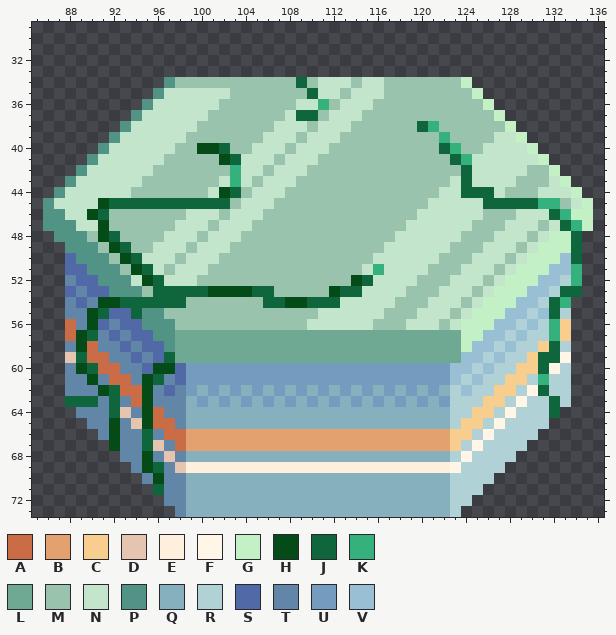
Pixel-art file: Assets/Sprites/Tiles/NewLayerTilemap.aseprite. This is how it looked before the edit.
1000x1000 pixels, 1 frame. Colours within 5 levels of each other are drawn and written as one. Shown: x 85..136, y 29..73. The old version is drawn lined up with the new one. The commit also changed other parts of the picture, which this record leaves out.
Visible layers, top first: "Layer 3", "Layer 2", "Flattened #2".
Palette (. is transparent): A #ca6d46  B #e2a16f  C #f8ce8f  D #e6c5b0  E #fff0dd  F #fff6e7  G #c4f0c5  H #044b18  J #0f653c  K #34b17d  L #70a993  M #9ac3ad  N #c2e5cb  P #519385  Q #86b0bd  R #b0d2d6  S #5169a6  T #6186a8  U #739cbe  V #98bfd3
Pixels before, first column x 86:
34 ...........PMMMMMMMMMMMJMNNNMNNMMMMMMMG...........
35 ..........PNNNNNNMMMMMMMJNNMNNNMMMMMMMMG..........
36 .........PNNNNNNMMMMMMMNNKMNNNMMMMMMMMMMG.........
37 ........PNNNNNNMMMMMMMNJJMNNNMMMMMMMMMMMMG........
38 .......PNNNNNNMMMMMMMNNNMNNNMMMMMMJKMMMMMMG.......
39 ......PNNNNNNMMMMMMMNNNMNNNMMMMMMMMMKMMMMNNG......
40 .....PNNNNNNMMHHJMMNNNMNNNMMMMMMMMMMJKMMNNNNG.....
41 ....PNNNNNNMMMMMHJNNNMNNNMMMMMMMMMMMMJKNNNNNNG....
42 ...PNNNNNNMMMMMMMKNNMNNNMMMMMMMMMMMMMMJNNNNNMMG...
43 ..PNNNNNNMMMMMMMNKNMNNNMMMMMMMMMMMMMMNJNNNNMMMNG..
44 .PNNNNNNMMMMMMMNHJMNNNMMMMMMMMMMMMMMNNJJJNMMMNNNG.
45 PNNNNHJJJJJJJJJJJMNNNMMMMMMMMMMMMMMNNNNNJJJJJKKMNG
46 PPNNHJMMMMMMMNNNMNNNMMMMMMMMMMMMMMNNNNNNMMMNNNJKGG
47 PPPNNHMMMMMMNNNMNNNMMMMMMMMMMMMMMNNNNNNMMMNNNMNJKG
48 .PPPMHJMMMMNNNMNNNMMMMMMMMMMMMMMNNNNNNMMMNNNMNGGJ.
49 ..PPPMHJMMNNNMNNNMMMMMMMMMMMMMMNNNNNNMMMNNNMNGGGJ.
50 ..SPPPMHJNNNMNNNMMMMMMMMMMMMMMNNNNNNMMMNNNMNGGGVJ.
51 ..SSPPPMHJNMNNNMMMMMMMMMMMMMMNKNNNNMMMNNNMNGGGVVK.
52 ..TSSPPPNHJNNNMMMMMMMMMMMMMMHJNNNNMMMNNNMNGGGVVRK.
53 ..STSSPPPMJJJJJHHHHJJMMMMMHJJNNNNMMMNNNMNGGGVVRJJ.
54 ..TSTHHJJJJJJMMMMMMMJJHHJJJNNNNNMMMNNNMNGGGVVRJK..
55 ..TTHJSSJPPMMMMMMMMMMMMMMNNNNNNMMMNNNMNGGGVVRVJR..
56 ..ATHSTSSPPPMMMMMMMMMMMMNNNNNNMMMNNNMNGGGVVRVRKC..
57 ..AHJTSTSSPPLLLLLLLLLLLLLLLLLLLLLLLLLLGGVVRVRRKC..
58 ..THATTSTSSPLLLLLLLLLLLLLLLLLLLLLLLLLLGVVRVRRCJR..
59 ..DJAATTSTSJLLLLLLLLLLLLLLLLLLLLLLLLLLVVRVRRCJJF..
60 ..THJAATTSHHSUUUUUUUUUUUUUUUUUUUUUUUUVVRVRRCCJFR..
61 ..TTHTAATHJTSUUUUUUUUUUUUUUUUUUUUUUUUVRVRRCCRKRR..
62 ..TTTHJAAHTSTUQUQUQUQUQUQUQUQUQUQUQUQRVRRCCRFJRR..
63 ..JJJTJTAHTTTQUQUQUQUQUQUQUQUQUQUQUQURRRCCRFRRJR..
64 ...TTTJDTHATTQQQQQQQQQQQQQQQQQQQQQQQQRRCCRFRRRJ...
65 ....TTHTDHAATQQQQQQQQQQQQQQQQQQQQQQQQRCCRFRRRR....
66 .....THTTJTAABBBBBBBBBBBBBBBBBBBBBBBBCCRFRRRR.....
67 ......HTTJDTABBBBBBBBBBBBBBBBBBBBBBBBCRFRRRR......
68 .......TTHTDTQQQQQQQQQQQQQQQQQQQQQQQQRFRRRR.......
69 ........THJTDEEEEEEEEEEEEEEEEEEEEEEEEFRRRR........
70 .........THTTQQQQQQQQQQQQQQQQQQQQQQQQRRRR.........
71 ..........JTTQQQQQQQQQQQQQQQQQQQQQQQQRRR..........
72 ...........TTQQQQQQQQQQQQQQQQQQQQQQQQRR...........
73 ............TQQQQQQQQQQQQQQQQQQQQQQQQR............
New version:
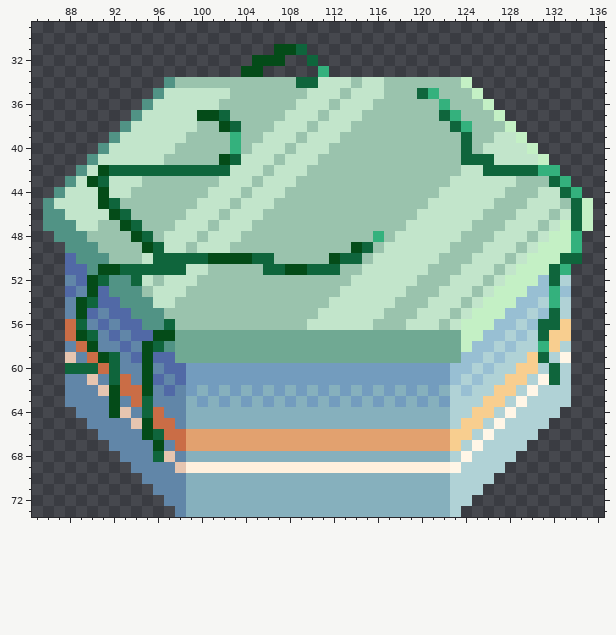
The edit:
drawings rearranged on the sheet (the old picture shows each at its new place; 13 dropped ones are not shown)
y 31: x 107..109 ... -> HHJ
y 32: x 105..107 ... -> HHH; x 110 . -> J
y 33: x 104..105 .. -> HH; x 111 . -> K
y 34: x 110 M -> J
y 35: x 110 J -> N; x 120..121 MM -> JK
y 36: x 111 K -> N; x 122 M -> K
y 37: x 100..102 NMM -> HHJ; x 109..110 JJ -> NN; x 122..123 MM -> JK
y 38: x 102..103 MM -> HJ; x 120..121 JK -> MM; x 123..124 MM -> JK
y 39: x 103 M -> K; x 122 K -> M; x 124 M -> J
y 40: x 100..103 HHJM -> MMMK; x 122..124 JKM -> MMJ
y 41: x 123..126 JKNN -> MJJJ
y 42: x 91..103 NNNNNMMMMMMMK -> HJJJJJJJJJJJN; x 124 J -> N; x 126..132 NNNNMMG -> JJJJJKK
y 43: x 90..91 NN -> HJ; x 103 K -> N; x 124 J -> N; x 132..133 NG -> JK
y 44: x 91 N -> H; x 102..103 HJ -> NN; x 124..126 JJJ -> NNN; x 133..134 NG -> JK
y 45: x 93..102 JJJJJJJJJJ -> MMMMMMMNNN; x 126..132 JJJJJKK -> NMMMNNN; x 134 N -> J
y 46: x 90..93 HJMM -> NNHJ; x 132..134 JKG -> MNJ
y 47: x 91 H -> M; x 93..94 MM -> HJ; x 133..134 JK -> GJ
y 48: x 91..92 HJ -> MM; x 94..95 MM -> HJ; x 116 M -> K; x 134 J -> K
y 49: x 92..93 HJ -> MM; x 95..96 MN -> HJ; x 114..115 MM -> HJ; x 134 J -> K
y 50: x 93..94 HJ -> MM; x 96..106 NNMNNNMMMMM -> JJJJJHHHHJJ; x 112..114 MMM -> HJJ; x 133 V -> J
y 51: x 91..94 PPMH -> HHJJ; x 96..98 NMN -> JJJ; x 106..112 MMMMMMM -> JJHHJJJ; x 116 K -> N; x 132..134 VVK -> JK.
y 52: x 90..91 SP -> HJ; x 94..96 NHJ -> JNM; x 114..115 HJ -> NN; x 132 V -> J; x 134 K -> .
y 53: x 90 S -> H; x 96..106 JJJJJHHHHJJ -> NNNMMMMMMMM; x 112..114 HJJ -> MNN; x 132..134 RJJ -> KV.
y 54: x 89..98 STHHJJJJJJ -> HJSSPPPNNM; x 106..112 JJHHJJJ -> MMMMMMN; x 132..133 JK -> KR
y 55: x 89..91 THJ -> HST; x 94 J -> P
y 56: x 89..90 TH -> JT; x 97 P -> J; x 131..132 RK -> JJ
y 57: x 96..97 PP -> HH; x 131..132 RK -> JC
y 58: x 89..90 HA -> AH; x 95..96 SS -> HJ; x 131..132 CJ -> KC
y 59: x 89 J -> T; x 91..92 AT -> HJ; x 95 T -> H; x 97 J -> S; x 132 J -> R
y 60: x 88..89 TH -> JJ; x 92 A -> J; x 95..97 SHH -> HTS; x 131..132 JF -> RJ
y 61: x 90 H -> D; x 92 A -> J; x 96 J -> S; x 131..132 KR -> FJ
y 62: x 91..92 HJ -> DH; x 131 J -> R
y 63: x 88..90 JJJ -> TTT; x 92 J -> H; x 95 H -> J; x 132 J -> R
y 64: x 92 J -> H; x 95 H -> J; x 132 J -> R
y 65: x 92 H -> T
y 66: x 92 H -> T; x 95..96 JT -> HJ
y 67: x 92 H -> T; x 95..96 JD -> TH
y 68: x 95..96 HT -> TJ
y 69: x 95..96 HJ -> TT
y 70: x 96 H -> T
y 71: x 96 J -> T
Pixel boxes of the changes (left, top, right, bottom) in both pictures:
changed: (65, 44, 384, 495)
changed: (417, 88, 582, 418)
